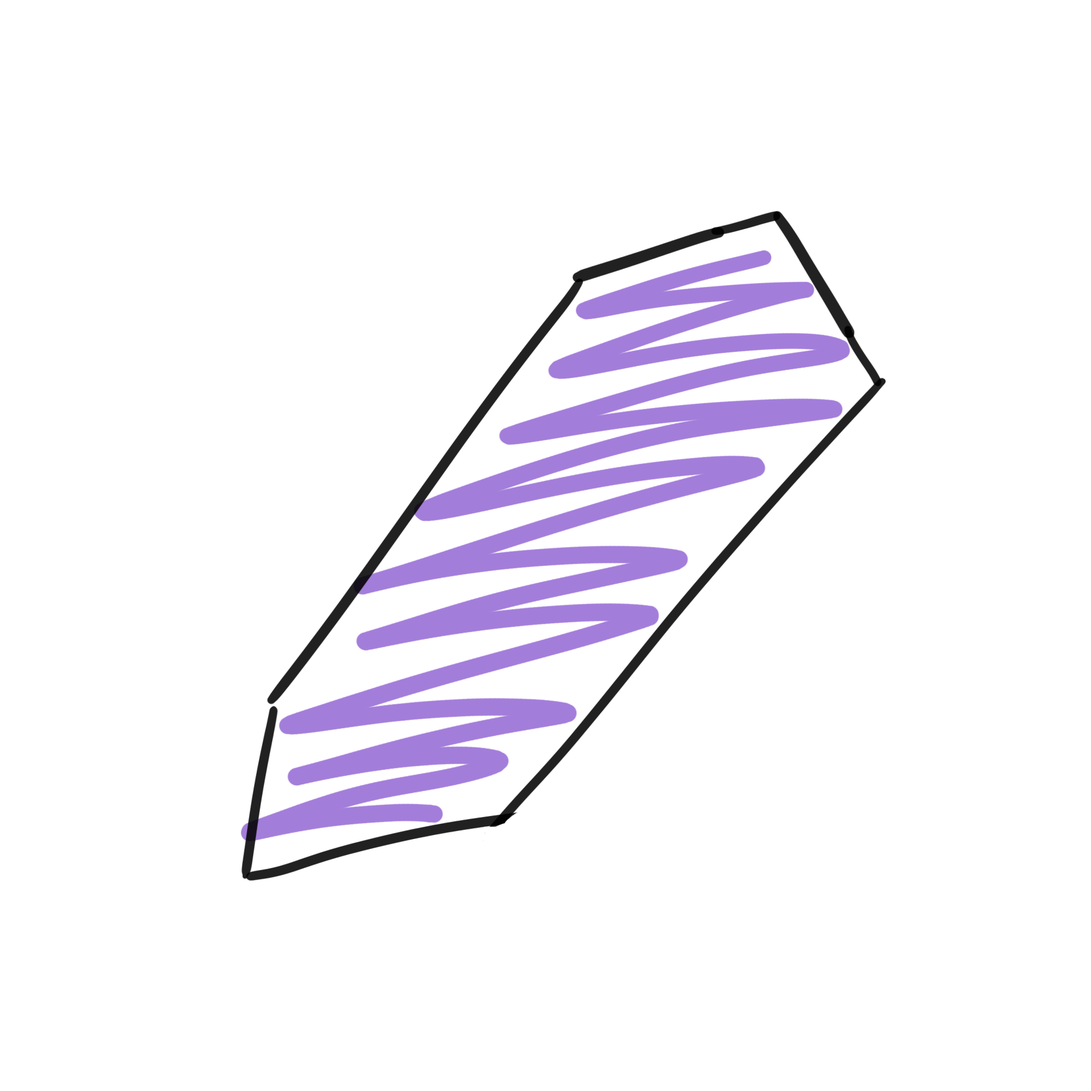
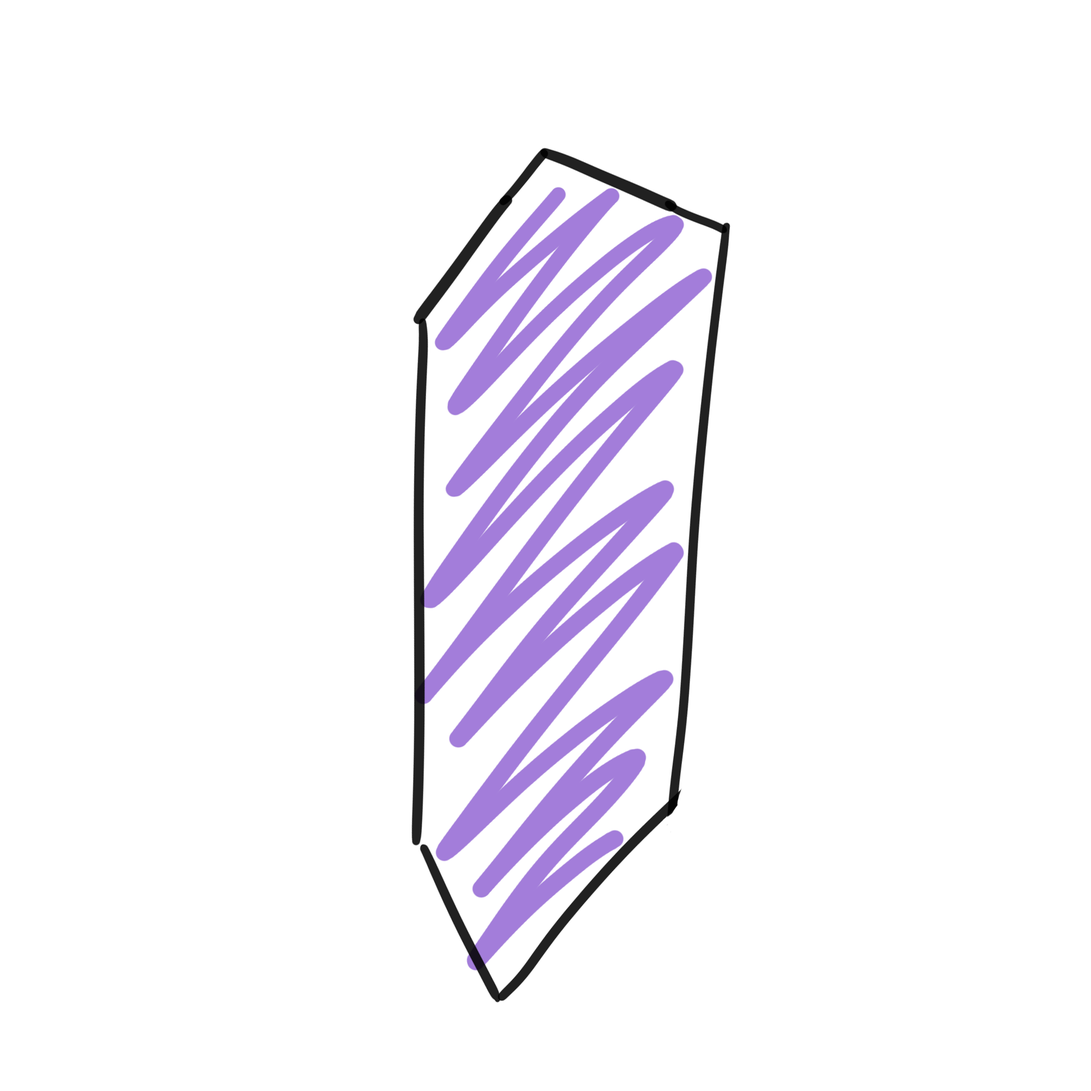
Layered file, before and after one edit (1091x1091). Changes by layer:
painted on "Layer 1" over [241, 147, 887, 1004]
painted on "Layer 2" over [240, 186, 852, 972]
